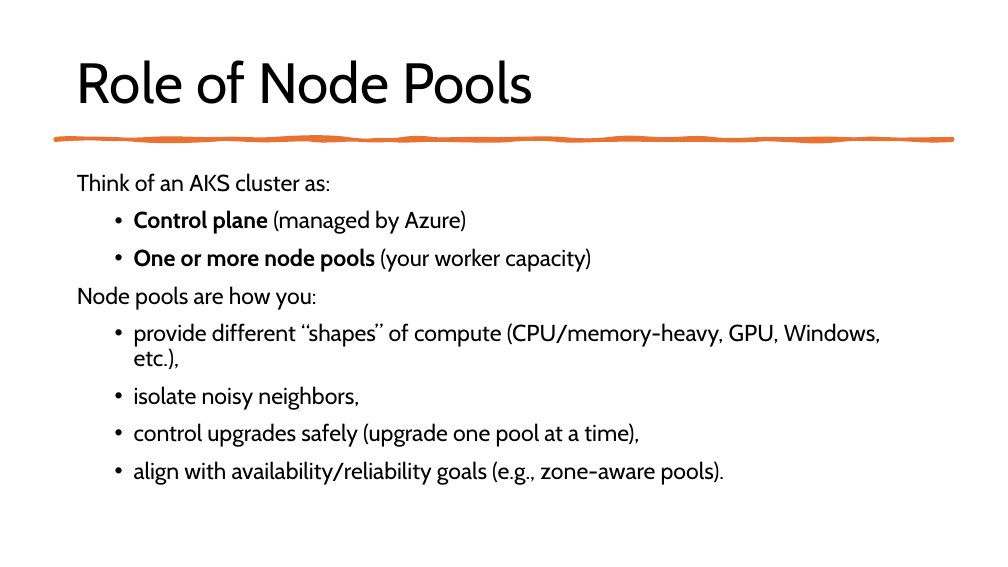
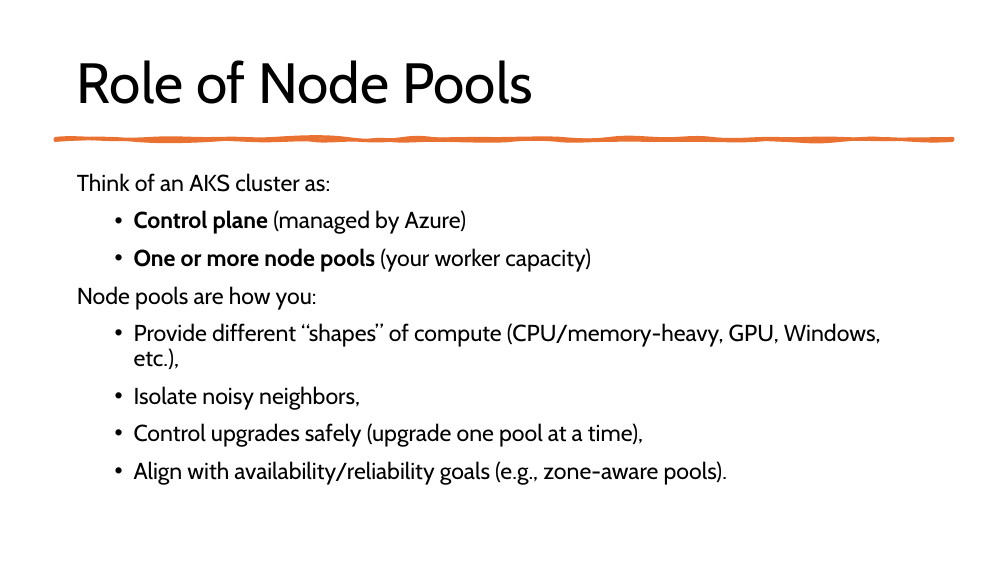
Before and after one commit to fhbilgen/AKSWorkshop, a slide deck: slide 14 of AKS.pptx (slide 17 before the commit). Drawn at 1008x567 pixels with LibreOffice and Linux fonts; fonts in the diff are those of the drawing. Boxes give left, top, right and bottom in pixels: in the first picture for what was removed or moved away, otherwise in the second. Text is boxed around its words. In the diff, an @@ line names an element or a change of style, - is before the commit and + after.

```diff
--- a/AKS.pptx
+++ b/AKS.pptx
@@ text at (134, 323, 881, 485): text changed @@
-  • provide different “shapes” of compute (CPU/memory-heavy, GPU, Windows, etc.),
-  • isolate noisy neighbors,
-  • control upgrades safely (upgrade one pool at a time),
-  • align with availability/reliability goals (e.g., zone-aware pools).
+  • Provide different “shapes” of compute (CPU/memory-heavy, GPU, Windows, etc.),
+  • Isolate noisy neighbors,
+  • Control upgrades safely (upgrade one pool at a time),
+  • Align with availability/reliability goals (e.g., zone-aware pools).
```
Also in this commit, not shown: 7 other slides changed, 23 slides added, 27 other files.
